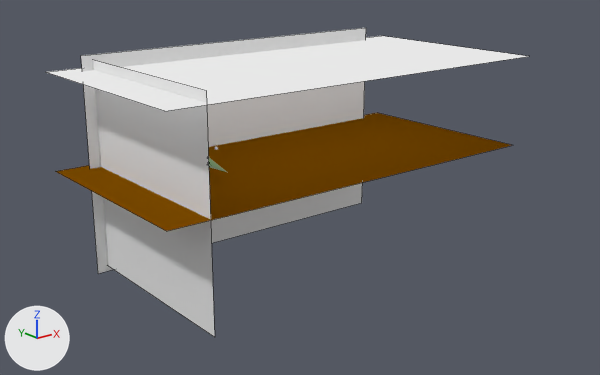
The Blender file Projekt/04-Shots/fs-Shot 14.blend: old version first, new version second.
Both versions are drawn from a camera (50 mm lens) standing at (-33.4, -48.6, 17.0) and looking at (5.0, -0.5, -2.3). Every picture has the same lights, and +X, +Y and +Z are marked at lower left. Mesh edges are drawn as thin lines on the coarser meshes.

Before the edit, the objects in view are built like this:
```python
mat_material = diffuse_material('Material')
mat_material.base_color = (0.19, 0.0668, 0.0)  # brown #794900
mat_material_008 = emission_material('Material.008')
mat_material_008.base_color = (0.8, 0.8, 0.8)  # white #e7e7e7
me_plane = bpy.data.meshes.new('Plane')
me_plane.from_pydata([(-1.0, -1.0, 0.0), (1.0, -1.0, 0.0), (-1.0, 1.0, 0.0), (1.0, 1.0, 0.0)], [], [(0, 1, 3, 2)])
me_plane.materials.append(mat_material)  # its picture is missing
me_plane_001 = bpy.data.meshes.new('Plane.001')
me_plane_001.from_pydata([(-1.0, -1.0, 0.0), (1.0, -1.0, 0.0), (-1.0, 1.0, 0.0), (1.0, 1.0, 0.0)], [], [(0, 1, 3, 2)])
me_plane_001.materials.append(mat_material_008)  # white #e7e7e7
me_plane_002 = bpy.data.meshes.new('Plane.002')
me_plane_002.from_pydata([(-1.0, -1.0, 0.0), (1.0, -1.0, 0.0), (-1.0, 1.0, 0.0), (1.0, 1.0, 0.0)], [], [(0, 1, 3, 2)])
me_plane_004 = bpy.data.meshes.new('Plane.004')
me_plane_004.from_pydata([(-1.0, -1.0, 0.0), (1.0, -1.0, 0.0), (-1.0, 1.0, 0.0), (1.0, 1.0, 0.0)], [], [(0, 1, 3, 2)])
ob_plane = bpy.data.objects.new('Plane', me_plane)
ob_plane.location = (5.18, 0.0, 0.0)
ob_plane.scale = (16.1, 8.01, 8.01)
ob_plane_001 = bpy.data.objects.new('Plane.001', me_plane_001)
ob_plane_001.location = (5.57, 0.0, 7.21)
ob_plane_001.scale = (16.5, 8.39, 8.39)
ob_plane_002 = bpy.data.objects.new('Plane.002', me_plane_002)
ob_plane_002.location = (-7.84, 0.0, 0.0)
ob_plane_002.rotation_euler = (0.0, 1.571, 0.0)  # degrees (0, 90, 0)
ob_plane_002.scale = (7.92, 7.92, 7.92)
ob_plane_004 = bpy.data.objects.new('Plane.004', me_plane_004)
ob_plane_004.location = (5.0, 7.04, 0.0)
ob_plane_004.rotation_euler = (1.571, 0.0, 0.0)  # degrees (90, 0, 0)
ob_plane_004.scale = (13.7, 8.33, 8.33)
```
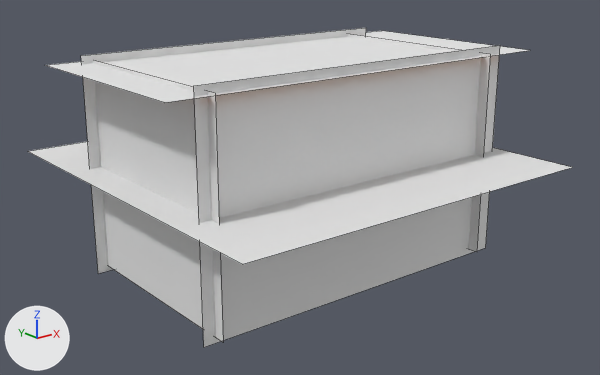
Commit message: Shot 14, 16

What differs and where, as boxes [x1, y1, x2, y2] in the pictures (600 x 375 px):
'Plane.000', added: after [194, 45, 500, 347]
'Plane.002', moved, rescaled (7% wider): before [93, 60, 215, 337]; after [93, 60, 223, 342]
'Plane', recoloured, reshaped, moved, turned, rescaled: before [55, 113, 512, 231]; after [348, 34, 490, 252]
'Boden', added: after [28, 141, 572, 264]
'Plane.001', recoloured, moved: before [47, 36, 529, 111]; after [46, 31, 529, 103]
'Plane.004', unchanged, covered by the edit: [81, 28, 366, 273] in both

The change, as a list of edits to the scene's bpy script:
```text
Change mat_material:
    mat_material.base_color: (0.19, 0.0668, 0.0) -> (0.8, 0.8, 0.8)  # brown #794900 -> white #e7e7e7
Change mat_material_008:
    mat_material_008: emission_material('Material.008') -> diffuse_material('Material.008')
Add me_plane_005:
    me_plane_005.from_pydata([(-1.0, -1.0, 0.0), (1.0, -1.0, 0.0), (-1.0, 1.0, 0.0), (1.0, 1.0, 0.0)], [], [(0, 1, 3, 2)])
Add me_plane_003:
    me_plane_003.from_pydata([(-1.0, -1.0, 0.0), (1.0, -1.0, 0.0), (-1.0, 1.0, 0.0), (1.0, 1.0, 0.0)], [], [(0, 1, 3, 2)])
Add col_boden:
    col_boden = bpy.data.collections.new('Boden')
    col_boden.objects.link(ob_boden_001)
Change ob_plane_002:
    ob_plane_002.location: (-7.84, 0.0, 0.0) -> (-7.84, -0.34, 0.0)
    ob_plane_002.scale: (7.92, 7.92, 7.92) -> (7.92, 8.53, 7.92)
Change ob_plane:
    ob_plane: bpy.data.objects.new('Plane', me_plane) -> bpy.data.objects.new('Plane', me_plane_005)
    ob_plane.location: (5.18, 0.0, 0.0) -> (16.51, -0.34, 0.0)
    ob_plane.rotation_euler: (0.0, 0.0, 0.0) -> (0.0, 1.571, 0.0)  # degrees (0, 0, 0) -> degrees (0, 90, 0)
    ob_plane.scale: (16.1, 8.01, 8.01) -> (7.92, 8.53, 7.92)
Change ob_plane_001:
    ob_plane_001.location: (5.57, 0.0, 7.21) -> (5.57, 0.0, 7.7)
Add ob_boden_001:
    ob_boden_001 = bpy.data.objects.new('Boden.001', me_plane)
    ob_boden_001.location = (0.0, 0.0, 0.0)
    ob_boden_001.scale = (14.9, 14.9, 14.9)
Add ob_boden:
    ob_boden = bpy.data.objects.new('Boden', None)
    ob_boden.location = (4.52, 0.0, 0.0)
    ob_boden.show_instancer_for_render = False
    ob_boden.instance_type = 'COLLECTION'
    ob_boden.instance_collection = col_boden
Add ob_plane_000:
    ob_plane_000 = bpy.data.objects.new('Plane.000', me_plane_003)
    ob_plane_000.location = (5.0, -8.0, 0.0)
    ob_plane_000.rotation_euler = (1.571, 0.0, 0.0)  # degrees (90, 0, 0)
    ob_plane_000.scale = (13.7, 8.33, 8.33)
```
